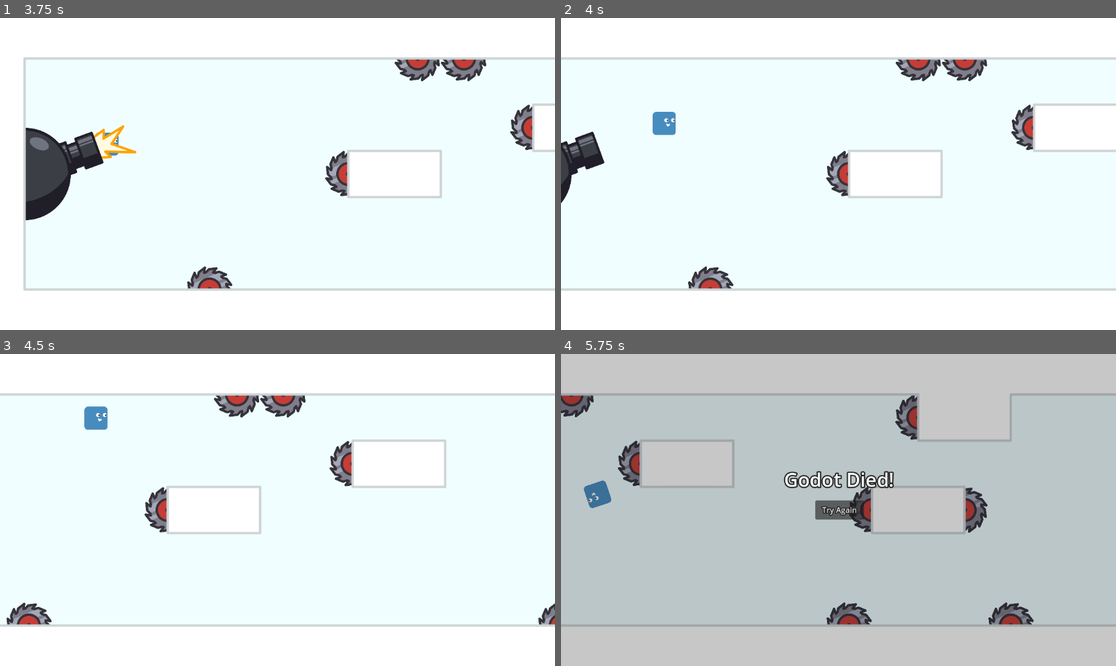
Above: before the commit, frames 1-4 (two rows, left to right).
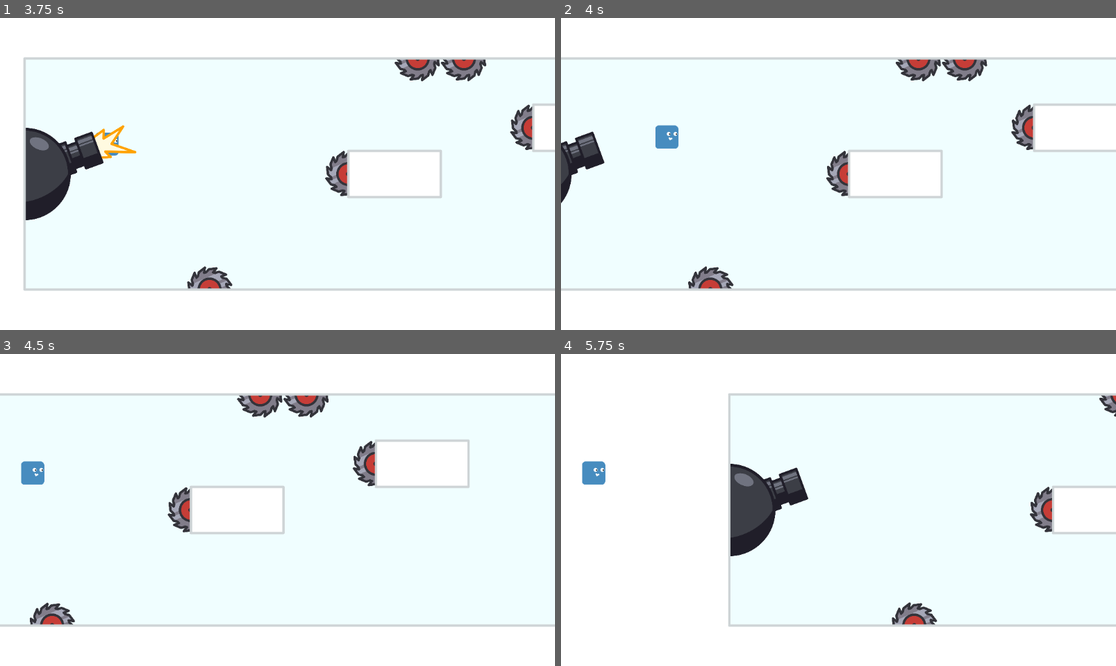
Above: after the commit, the same moments.

Repository: JostMK/Godot-Wild-Jam-75
Game: Godot game, scene res://main.tscn
The game is run twice, just before and just after one commit, with the same random seed, the same clock (stepped at 60 frames per second) and the same inputs.
Inputs:
- Up to frame 1 (3.75 s): click "Start Game" at 0.5 s; hold Right (ui_right) 1.28-2.03 s; tap ' (no_clip, bound only after the commit) at 1.35, 2.3, 3.05 s; hold Left (ui_left) 2.03-2.78 s; tap Down (Aim_Down) at 2.1 s; hold Right (ui_right) from 2.78 s (still down); tap Up (Aim_Up) at 2.85 s; tap Space (Reflect) at 3.6 s
- Up to frame 2 (4 s): keep holding Right (ui_right); tap ' (no_clip, bound only after the commit) at 3.8 s
- Up to frame 3 (4.5 s): release Right (ui_right) at 4.28 s; hold Left (ui_left) from 4.28 s (still down); tap ' (no_clip, bound only after the commit) at 4.35 s
- Up to frame 4 (5.75 s): keep holding Left (ui_left); tap ' (no_clip, bound only after the commit) at 5.1 s

Frame 1 is identical in both runs. In frame 2, 0.4% of the frame differs, in the area x 16-22%, y 30-42%; in frame 3, 5.0%; in frame 4, 99%, in the area x 0-100%, y 0-100%.

Commit message:
Adds directional audio to player
Adds AudioListener2D to player for directional audio
Adds no clip mode to player for debugging audio

Diff:
--- a/project.godot
+++ b/project.godot
@@ -54,6 +54,11 @@
 , Object(InputEventJoypadButton,"resource_local_to_scene":false,"resource_name":"","device":-1,"button_index":12,"pressure":0.0,"pressed":true,"script":null)
 ]
 }
+no_clip={
+"deadzone": 0.5,
+"events": [Object(InputEventKey,"resource_local_to_scene":false,"resource_name":"","device":-1,"window_id":0,"alt_pressed":false,"shift_pressed":false,"ctrl_pressed":false,"meta_pressed":false,"pressed":false,"keycode":0,"physical_keycode":39,"key_label":0,"unicode":228,"location":0,"echo":false,"script":null)
+]
+}
 
 [layer_names]
 
--- a/scenes/player/player.gd
+++ b/scenes/player/player.gd
@@ -19,6 +19,8 @@
 
 var _velocity: Vector2
 var _dead: bool
+
+var _no_clip: bool
 
 func set_direction(direction: Vector2) -> void:
 	_velocity = direction * speed
@@ -63,6 +65,18 @@
 
 
 func _process(delta: float) -> void:
+	if _no_clip:
+		var dir: Vector2 = Input.get_vector("ui_left", "ui_right", "ui_up", "ui_down")
+		global_position += dir * speed * delta
+		return
+
+	if Input.is_action_just_pressed("no_clip"):
+		_no_clip = true
+		collision_layer = 0
+		collision_mask = 0
+		z_index = RenderingServer.CANVAS_ITEM_Z_MAX
+
+
 	if _dead:
 		_velocity = _velocity.move_toward(Vector2.ZERO, velocity_damping * delta)
 		# rotation speed is proportional to velocity
@@ -78,6 +92,9 @@
 
 
 func _physics_process(delta: float) -> void:
+	if _no_clip:
+		return
+
 	var move_amount: Vector2 = _velocity * delta
 
 	# collide up to 10 bounces
--- a/scenes/player/player.tscn
+++ b/scenes/player/player.tscn
@@ -13,7 +13,6 @@
 script = ExtResource("1_m4fgs")
 visuals = NodePath("Sprite2D")
 speed = 500.0
-damage_layer = 4
 velocity_damping = 200.0
 rotation_speed = 720.0
 
@@ -24,3 +23,6 @@
 z_index = 1
 scale = Vector2(0.5, 0.5)
 texture = ExtResource("1_vnj2m")
+
+[node name="AudioListener2D" type="AudioListener2D" parent="."]
+current = true
